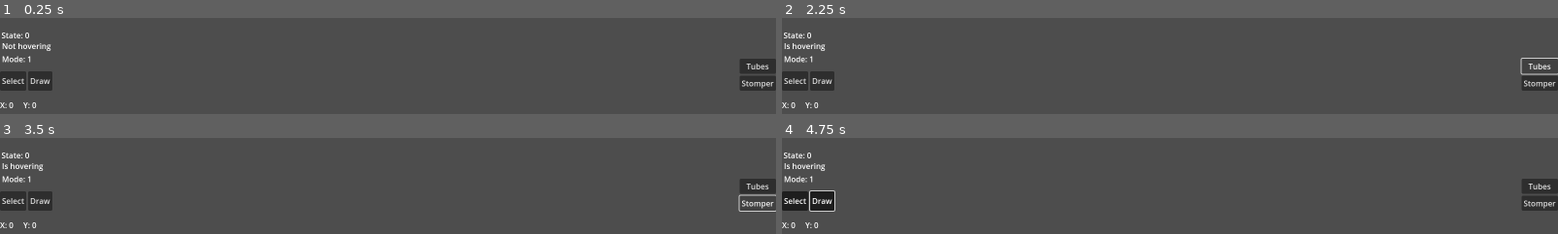
Above: before the commit, frames 1-4 (two rows, left to right).
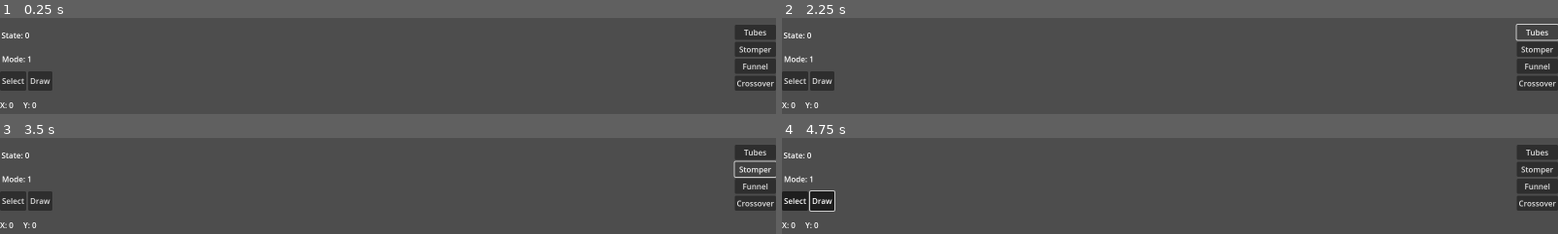
Above: after the commit, the same moments.

Repository: latoiste/Growtopia-Steam-Planner
Game: Godot game, scene res://scenes/main.tscn
The game is run twice, just before and just after one commit, with the same random seed, the same clock (stepped at 60 frames per second) and the same inputs. The engine's default icon, where the game draws it, is replaced by a stand-in: a white triangle on a blue panel in a dark square.
Inputs (mouse positions are in pixels of both pictures, inside the frame that each line leads up to):
- Up to frame 1 (0.25 s): no input
- Up to frame 2 (2.25 s): click (1534, 66) at 0.5 s, where only the run after the commit has a clickable "Funnel"; click (1534, 83) at 1.25 s, where only the run after the commit has a clickable "Crossover"; click "Tubes" at 2 s
- Up to frame 3 (3.5 s): click "Stomper" at 2.75 s
- Up to frame 4 (4.75 s): click "Select" at 3.5 s; click "Draw" at 4.25 s

The runs differ from the first frame. In frame 1, 2.2% of the frame differs, in the area x 0-100%, y 7-76%; in frame 2, 1.8%; in frame 3, 1.9%; in frame 4, 2.1%.

Commit message:
feat: add funnel, crossover

Diff:
--- a/scenes/UI/HUD.tscn
+++ b/scenes/UI/HUD.tscn
@@ -1,6 +1,7 @@
-[gd_scene load_steps=4 format=3 uid="uid://b3fgmanswmq4g"]
+[gd_scene load_steps=5 format=3 uid="uid://b3fgmanswmq4g"]
 
 [ext_resource type="Script" uid="uid://dbwpdceh6rrrt" path="res://scripts/UI/hud.gd" id="1_dj8aq"]
+[ext_resource type="Script" uid="uid://b268wb8u5qkbr" path="res://scripts/UI/ButtonOverlay.gd" id="2_7n4fj"]
 
 [sub_resource type="ButtonGroup" id="ButtonGroup_5fyfn"]
 
@@ -25,10 +26,27 @@
 layout_mode = 2
 text = "Tubes
 "
+script = ExtResource("2_7n4fj")
+metadata/_custom_type_script = "uid://b268wb8u5qkbr"
 
 [node name="Stomper" type="Button" parent="BlockContainer"]
 layout_mode = 2
 text = "Stomper"
+script = ExtResource("2_7n4fj")
+metadata/_custom_type_script = "uid://b268wb8u5qkbr"
+
+[node name="Funnel" type="Button" parent="BlockContainer"]
+layout_mode = 2
+text = "Funnel"
+script = ExtResource("2_7n4fj")
+metadata/_custom_type_script = "uid://b268wb8u5qkbr"
+
+[node name="Crossover" type="Button" parent="BlockContainer"]
+layout_mode = 2
+text = "Crossover
+"
+script = ExtResource("2_7n4fj")
+metadata/_custom_type_script = "uid://b268wb8u5qkbr"
 
 [node name="ModeContainer" type="HBoxContainer" parent="."]
 anchors_preset = -1
@@ -44,12 +62,16 @@
 toggle_mode = true
 button_group = SubResource("ButtonGroup_5fyfn")
 text = "Select"
+script = ExtResource("2_7n4fj")
+metadata/_custom_type_script = "uid://b268wb8u5qkbr"
 
 [node name="Draw" type="Button" parent="ModeContainer"]
 layout_mode = 2
 toggle_mode = true
 button_group = SubResource("ButtonGroup_7n4fj")
 text = "Draw"
+script = ExtResource("2_7n4fj")
+metadata/_custom_type_script = "uid://b268wb8u5qkbr"
 
 [node name="CameraContainer" type="HBoxContainer" parent="."]
 offset_right = 40.0
--- /dev/null
+++ b/scenes/UI/flip_button.tscn
@@ -0,0 +1,17 @@
+[gd_scene load_steps=2 format=3 uid="uid://ba1f376niumya"]
+
+[ext_resource type="Script" uid="uid://by65egbkv2ypf" path="res://scripts/UI/flip_button.gd" id="1_rmfg5"]
+
+[node name="FlipButton" type="Button"]
+anchors_preset = 1
+anchor_left = 1.0
+anchor_right = 1.0
+offset_left = 10.0001
+offset_right = 18.0001
+offset_bottom = 8.0
+grow_horizontal = 0
+scale = Vector2(0.75, 0.75)
+script = ExtResource("1_rmfg5")
+metadata/_custom_type_script = "uid://b268wb8u5qkbr"
+
+[connection signal="pressed" from="." to="." method="_on_pressed"]
--- a/scenes/UI/InteractButton.tscn
+++ b/scenes/UI/interact_button.tscn
@@ -3,10 +3,9 @@
 [ext_resource type="Script" uid="uid://jyy7cncuvjtl" path="res://scripts/UI/interact_button.gd" id="1_es383"]
 
 [node name="InteractButton" type="Button"]
-anchors_preset = -1
-anchor_right = 0.005
-anchor_bottom = 0.009
-offset_bottom = 0.224
+offset_right = 8.0
+offset_bottom = 8.0
+scale = Vector2(0.75, 0.75)
 script = ExtResource("1_es383")
 metadata/_custom_type_script = "uid://b268wb8u5qkbr"
 
--- /dev/null
+++ b/scenes/blocks/conductor/crossover.tscn
@@ -0,0 +1,16 @@
+[gd_scene load_steps=4 format=3 uid="uid://c42vopbjwddp3"]
+
+[ext_resource type="Script" uid="uid://cpvdpgkueetaw" path="res://scripts/blocks/conductor/crossover.gd" id="1_ssijk"]
+[ext_resource type="Texture2D" uid="uid://caro3onopftdx" path="res://block sprites/Conductor/crossover.png" id="2_v4nqr"]
+[ext_resource type="PackedScene" uid="uid://ba1f376niumya" path="res://scenes/UI/flip_button.tscn" id="3_ffnh1"]
+
+[node name="Crossover" type="Node2D"]
+script = ExtResource("1_ssijk")
+metadata/_custom_type_script = "uid://coxi4dypyi3en"
+
+[node name="Sprite2D" type="Sprite2D" parent="."]
+position = Vector2(8, 8)
+scale = Vector2(0.5, 0.5)
+texture = ExtResource("2_v4nqr")
+
+[node name="FlipButton" parent="." instance=ExtResource("3_ffnh1")]
--- a/scenes/blocks/conductor/funnel.tscn
+++ b/scenes/blocks/conductor/funnel.tscn
@@ -1,3 +1,15 @@
-[gd_scene format=3 uid="uid://b6qdfofwdxc10"]
+[gd_scene load_steps=4 format=3 uid="uid://b6qdfofwdxc10"]
+
+[ext_resource type="Script" uid="uid://bw6s7o2aci18d" path="res://scripts/blocks/conductor/funnel.gd" id="1_vjrnl"]
+[ext_resource type="Texture2D" uid="uid://cwxiuj43g3x1q" path="res://block sprites/Conductor/funnel.png" id="1_x1ax2"]
+[ext_resource type="PackedScene" uid="uid://ba1f376niumya" path="res://scenes/UI/flip_button.tscn" id="2_sk8rc"]
 
 [node name="Funnel" type="Node2D"]
+script = ExtResource("1_vjrnl")
+
+[node name="Sprite2D" type="Sprite2D" parent="."]
+position = Vector2(8, 8)
+scale = Vector2(0.5, 0.5)
+texture = ExtResource("1_x1ax2")
+
+[node name="FlipButton" parent="." instance=ExtResource("2_sk8rc")]
--- a/scenes/blocks/conductor/tubes.tscn
+++ b/scenes/blocks/conductor/tubes.tscn
@@ -1,6 +1,6 @@
 [gd_scene load_steps=3 format=3 uid="uid://cuye5ggmiahfj"]
 
-[ext_resource type="Script" uid="uid://b7frattcrh2l2" path="res://scripts/blocks/tubes.gd" id="1_73ohh"]
+[ext_resource type="Script" uid="uid://b7frattcrh2l2" path="res://scripts/blocks/conductor/tubes.gd" id="1_73ohh"]
 [ext_resource type="Texture2D" uid="uid://e6pbb10fpstx" path="res://block sprites/Conductor/tubes.png" id="2_uosde"]
 
 [node name="Tubes" type="Node2D"]
--- a/scenes/blocks/source/stomper.tscn
+++ b/scenes/blocks/source/stomper.tscn
@@ -1,8 +1,8 @@
 [gd_scene load_steps=4 format=3 uid="uid://muqtkakm3gkd"]
 
-[ext_resource type="Script" uid="uid://bvaelfsq8g48t" path="res://scripts/blocks/stomper.gd" id="1_kyh37"]
+[ext_resource type="Script" uid="uid://bvaelfsq8g48t" path="res://scripts/blocks/source/stomper.gd" id="1_kyh37"]
 [ext_resource type="Texture2D" uid="uid://b800pfkm02qsa" path="res://block sprites/Source/stomper.png" id="2_21x3a"]
-[ext_resource type="PackedScene" uid="uid://b7e8rb3hjjxep" path="res://scenes/UI/InteractButton.tscn" id="3_v0sqf"]
+[ext_resource type="PackedScene" uid="uid://b7e8rb3hjjxep" path="res://scenes/UI/interact_button.tscn" id="3_v0sqf"]
 
 [node name="Stomper" type="Node2D"]
 script = ExtResource("1_kyh37")
--- a/scenes/main.tscn
+++ b/scenes/main.tscn
@@ -1,8 +1,9 @@
-[gd_scene load_steps=5 format=3 uid="uid://ckm26s3dyeyxp"]
+[gd_scene load_steps=6 format=3 uid="uid://ckm26s3dyeyxp"]
 
 [ext_resource type="PackedScene" uid="uid://b3fgmanswmq4g" path="res://scenes/UI/HUD.tscn" id="1_0wfyh"]
 [ext_resource type="Script" uid="uid://bucntcomgbrfi" path="res://scripts/main.gd" id="1_sugp2"]
-[ext_resource type="PackedScene" uid="uid://ctybx78ith7u3" path="res://scenes/world_manager.tscn" id="2_sugp2"]
+[ext_resource type="Script" uid="uid://beq0ujf2uomaq" path="res://scripts/world_manager.gd" id="2_tbgi4"]
+[ext_resource type="Script" uid="uid://6a3lews8pmp6" path="res://scripts/block_selector.gd" id="3_tefeu"]
 [ext_resource type="PackedScene" uid="uid://20grnm2maqwa" path="res://scenes/tool_manager.tscn" id="4_jyhfs"]
 
 [node name="Main" type="Node2D"]
@@ -10,7 +11,11 @@
 metadata/_edit_horizontal_guides_ = [0.0, 864.0]
 metadata/_edit_vertical_guides_ = [0.0, 1600.0]
 
-[node name="WorldManager" parent="." instance=ExtResource("2_sugp2")]
+[node name="WorldManager" type="Node2D" parent="."]
+script = ExtResource("2_tbgi4")
+
+[node name="BlockSelector" type="Node" parent="WorldManager"]
+script = ExtResource("3_tefeu")
 
 [node name="Ui" parent="." instance=ExtResource("1_0wfyh")]
 
@@ -32,12 +37,6 @@
 offset_bottom = 760.0
 text = "Mode: "
 
-[node name="UiHover" type="Label" parent="CanvasLayer"]
-offset_left = 4.0
-offset_top = 710.0
-offset_right = 94.0
-offset_bottom = 733.0
-text = "Is hovering:"
-
 [connection signal="selected_block" from="Ui" to="WorldManager" method="_on_ui_selected_block"]
+[connection signal="selected_block" from="Ui" to="WorldManager/BlockSelector" method="_on_ui_selected_block"]
 [connection signal="selected_mode" from="Ui" to="ToolManager" method="_on_ui_selected_mode"]
--- a/scenes/world_manager.tscn
+++ b/scenes/world_manager.tscn
@@ -1,6 +1,10 @@
-[gd_scene load_steps=2 format=3 uid="uid://ctybx78ith7u3"]
+[gd_scene load_steps=3 format=3 uid="uid://ctybx78ith7u3"]
 
 [ext_resource type="Script" uid="uid://beq0ujf2uomaq" path="res://scripts/world_manager.gd" id="1_7o6il"]
+[ext_resource type="Script" uid="uid://6a3lews8pmp6" path="res://scripts/block_selector.gd" id="2_ivwkg"]
 
 [node name="WorldManager" type="Node2D"]
 script = ExtResource("1_7o6il")
+
+[node name="BlockSelector" type="Node" parent="."]
+script = ExtResource("2_ivwkg")
--- a/scripts/Steam.gd
+++ b/scripts/Steam.gd
@@ -47,8 +47,6 @@
 	else:
 		kill_steam();
 
-	print("updated!");
-
 func move_steam_animation(start_pos: Vector2, final_pos: Vector2) -> void:
 	start_pos *= Constants.BLOCK_SIZE;
 	final_pos *= Constants.BLOCK_SIZE;
@@ -62,10 +60,10 @@
 func kill_steam() -> void:
 	if tween:
 		tween.kill();
-	await get_tree().create_timer(0.075).timeout
+	await get_tree().create_timer(0.075).timeout;
 
 	if give_steam.has_connections():
-		print("i will kill myself")
+		print("i will kill myself");
 
 	queue_free();
 
--- /dev/null
+++ b/scripts/UI/flip_button.gd
@@ -0,0 +1,13 @@
+extends ButtonOverlay
+
+#signal sprite_flipped;
+var sprite: Sprite2D;
+
+func _ready() -> void:
+	var parent = get_parent();
+	if parent:
+		sprite = parent.get_node("Sprite2D")
+
+func _on_pressed() -> void:
+	sprite.flip_h = not sprite.flip_h;
+	#sprite_flipped.emit();
--- a/scripts/UI/hud.gd
+++ b/scripts/UI/hud.gd
@@ -7,33 +7,16 @@
 signal selected_block(block_name: String);
 signal selected_mode(mode: String);
 
-var mouse_hovering: bool = false;
-
-#TODO: CHANGE CHILDREN TO BUTTONOVERLAY SO IT INHERITS MOUSE HOVERING LMAOOOO
-
+#TODO: maybe move the scripts so its in the containers yeayeyeayaa
 func _ready() -> void:
 	for child in block_container.get_children():
-		if child is Button:
-			child.mouse_entered.connect(mouse_entered);
-			child.mouse_exited.connect(mouse_exited);
-
-			child.pressed.connect(select_block.bind(child.name.to_lower()));
+		child.pressed.connect(select_block.bind(child.name.to_lower()));
 
 	for child in mode_container.get_children():
-		if child is Button:
-			child.mouse_entered.connect(mouse_entered);
-			child.mouse_exited.connect(mouse_exited);
-
-			child.pressed.connect(select_mode.bind(child.name.to_lower()));
+		child.pressed.connect(select_mode.bind(child.name.to_lower()));
 
 func select_block(block_name: String) -> void:
 	selected_block.emit(block_name);
 
 func select_mode(mode: String) -> void:
 	selected_mode.emit(mode);
-
-func mouse_exited() -> void:
-	mouse_hovering = false;
-
-func mouse_entered() -> void:
-	mouse_hovering = true;
--- /dev/null
+++ b/scripts/block_selector.gd
@@ -0,0 +1,4 @@
+extends Node
+
+func _on_ui_selected_block(block_name: String) -> void:
+	pass # Replace with function body.
--- /dev/null
+++ b/scripts/blocks/conductor/crossover.gd
@@ -0,0 +1,24 @@
+extends Conductor
+
+@onready var sprite = $Sprite2D;
+
+var input_dir: Array[Vector2] = Constants.ALL_DIR;
+var output_dir: Array[Vector2] = Constants.ALL_DIR;
+
+func enter():
+	new_block("crossover", "conductor", false, true, output_dir, input_dir);
+
+func get_next_dir(prev_dir: Vector2 = Constants.NO_DIR) -> Vector2:
+	var next_dir: Vector2 = Constants.NO_DIR;
+
+	#prev_dir is vertical
+	if prev_dir.x == 0:
+		next_dir = Vector2(prev_dir.y, -prev_dir.x);
+	else:
+		next_dir = Vector2(-prev_dir.y, prev_dir.x);
+
+	if sprite.flip_h:
+		print("hello?")
+		next_dir *= -1;
+
+	return next_dir;
--- /dev/null
+++ b/scripts/blocks/conductor/funnel.gd
@@ -0,0 +1,18 @@
+extends Conductor
+
+@onready var sprite = $Sprite2D;
+
+var input_dir: Array[Vector2] = Constants.ALL_DIR;
+var output_dir: Array[Vector2] = [Constants.RIGHT];
+
+func enter():
+	new_block("funnel", "conductor", false, true, output_dir, input_dir);
+
+func get_next_dir(prev_dir: Vector2 = Constants.NO_DIR) -> Vector2:
+	print(prev_dir);
+	if sprite.flip_h:
+		return Constants.LEFT;
+	return Constants.RIGHT;
+
+#func on_flipped() -> void:
+	#print("flipped!!!!")
--- a/scripts/blocks/tubes.gd
+++ b/scripts/blocks/conductor/tubes.gd
@@ -1,5 +1,4 @@
 extends Conductor
-@onready var sprite = $Sprite2D
 
 var input_dir: Array[Vector2] = Constants.ALL_DIR;
 var output_dir: Array[Vector2] = Constants.ALL_DIR;
--- a/scripts/classes/Conductor.gd
+++ b/scripts/classes/Conductor.gd
@@ -14,6 +14,7 @@
 	for dir in output_direction:
 		if dir_is_valid(dir):
 			return dir;
+
 	return Constants.NO_DIR;
 
 func change_dir_order(prev_dir: Vector2) -> void:
--- a/scripts/constants/ScenePaths.gd
+++ b/scripts/constants/ScenePaths.gd
@@ -3,6 +3,8 @@
 # BLOCK SCENES
 const STOMPER_SCENE = "res://scenes/blocks/source/stomper.tscn"
 const TUBES_SCENE = "res://scenes/blocks/conductor/tubes.tscn"
+const FUNNEL_SCENE = "res://scenes/blocks/conductor/funnel.tscn"
+const CROSSOVER_SCENE = "res://scenes/blocks/conductor/crossover.tscn"
 
 #EFFECT SCENES
 const STEAM_SCENE = "res://scenes/Steam.tscn"
--- a/scripts/main.gd
+++ b/scripts/main.gd
@@ -3,10 +3,8 @@
 @onready var ui = $Ui;
 
 @onready var state_text = $"CanvasLayer/State";
-@onready var ui_hover_text = $"CanvasLayer/UiHover";
 @onready var mode_text = $"CanvasLayer/Mode"
 
 func _process(_delta: float) -> void:
-	ui_hover_text.text = "Is hovering" if ui.mouse_hovering else "Not hovering";
 	state_text.text = "State: " + str(States.state);
 	mode_text.text = "Mode: " + str(States.mode);
--- a/scripts/tool_manager.gd
+++ b/scripts/tool_manager.gd
@@ -12,7 +12,7 @@
 			handle_select_mode(event);
 
 func handle_draw_mode() -> void:
-	if Input.is_action_pressed("left_click") and not ui.mouse_hovering:
+	if Input.is_action_pressed("left_click"):
 		if world.can_place() and States.state != 2:
 			States.set_state(States.State.PLACE);
 			world.place_block();
--- a/scripts/world_manager.gd
+++ b/scripts/world_manager.gd
@@ -46,10 +46,8 @@
 	if selected_block != block.block_name:
 		return false;
 
-	if block.interactable:
-		var interact_button = block.get_node("InteractButton");
-		if interact_button.mouse_hovering:
-			return false;
+	if mouse_is_hovering():
+		return false;
 
 	return true;
 
@@ -60,12 +58,23 @@
 	if selected_block == block.block_name:
 		return false;
 
+	if mouse_is_hovering():
+		return false;
+
+	return true
+
+func mouse_is_hovering():
 	if block.interactable:
 		var interact_button = block.get_node("InteractButton");
 		if interact_button.mouse_hovering:
-			return false;
+			return true;
 
-	return true
+	if block.flippable:
+		var flip_button = block.get_node("FlipButton");
+		if flip_button.mouse_hovering:
+			return true;
+
+	return false;
 
 func set_block_scene() -> void:
 	match (selected_block):
@@ -73,6 +82,10 @@
 			BlockScene = preload(ScenePaths.STOMPER_SCENE);
 		"tubes":
 			BlockScene = preload(ScenePaths.TUBES_SCENE);
+		"funnel":
+			BlockScene = preload(ScenePaths.FUNNEL_SCENE);
+		"crossover":
+			BlockScene = preload(ScenePaths.CROSSOVER_SCENE);
 		_:
 			print("SELECTED BLOCK RUSAK CUY")
 
Not shown, added: scripts/UI/flip_button.gd.uid
Not shown, added: scripts/block_selector.gd.uid
Not shown, added: scripts/blocks/conductor/crossover.gd.uid
Not shown, added: scripts/blocks/conductor/funnel.gd.uid
Renamed: scripts/blocks/tubes.gd.uid -> scripts/blocks/conductor/tubes.gd.uid
Renamed: scripts/blocks/stomper.gd -> scripts/blocks/source/stomper.gd
Renamed: scripts/blocks/stomper.gd.uid -> scripts/blocks/source/stomper.gd.uid
